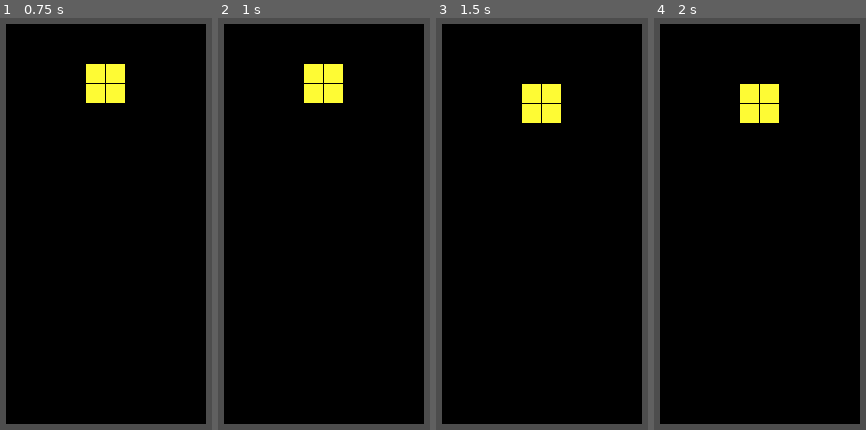
Above: before the commit, frames 1-4 (left to right).
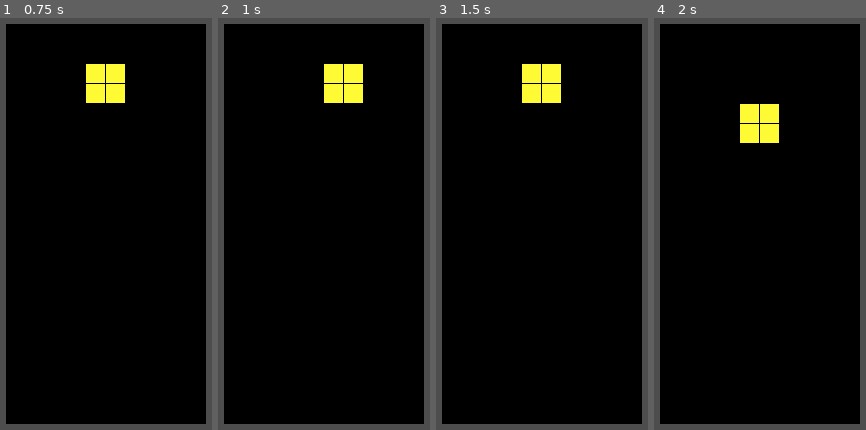
Above: after the commit, the same moments.

Repository: armandclonesady/tetris
Game: Godot game, scene res://main.tscn
Two runs of this game, one before a commit and one after it. Both use one fixed random seed, a clock stepped at 60 frames per second and the inputs below.
Inputs:
- Up to frame 1 (0.75 s): tap Enter at 0.5 s; hold Right (move_right) from 0.53 s (still down); hold X (rotate_clockwise) from 0.53 s (still down)
- Up to frame 2 (1 s): keep holding Right (move_right); keep holding X (rotate_clockwise); tap Z (rotate_counterclockwise) at 0.8 s
- Up to frame 3 (1.5 s): release Right (move_right) at 1.28 s; release X (rotate_clockwise) at 1.28 s; hold Left (move_left) from 1.28 s (still down); tap Z (rotate_counterclockwise) at 1.35 s
- Up to frame 4 (2 s): keep holding Left (move_left); tap X (rotate_clockwise) at 1.55 s

Frame 1 is identical in both runs. In frame 2, 1.7% of the frame differs, in the area x 40-69%, y 11-21%; in frame 3, 1.7%; in frame 4, 1.7%.

Commit message:
fixed collision and fixed "lag" when rotating

Diff:
--- a/main.gd
+++ b/main.gd
@@ -110,13 +110,15 @@
 		try_move(Vector2i.RIGHT)
 	elif event.is_action_pressed("soft_drop", true):
 		try_move(Vector2i.DOWN)
-	elif event.is_action_pressed("rotate_clockwise", false):
-		var changed_piece = _current_piece
+	elif event.is_action_pressed("rotate_clockwise", true):
+		var changed_piece = _current_piece.duplicate()
 		changed_piece.shape = _current_piece.rotate(true)
 		if piece_fit(_current_piece.position, changed_piece):
 			_current_piece = changed_piece
-	elif event.is_action_pressed("rotate_counterclockwise", false):
-		var changed_piece = _current_piece
+			queue_redraw()
+	elif event.is_action_pressed("rotate_counterclockwise", true):
+		var changed_piece = _current_piece.duplicate()
 		changed_piece.shape = _current_piece.rotate(false)
 		if piece_fit(_current_piece.position, changed_piece):
 			_current_piece = changed_piece
+			queue_redraw()
--- a/piece.gd
+++ b/piece.gd
@@ -54,3 +54,8 @@
 			cell_size - 1
 		)
 		canvas.draw_rect(rect, COLORS[type], true, 0.0)
+
+func duplicate() -> Piece:
+	var new_piece := Piece.new(type, position)
+	new_piece.shape = shape.duplicate()
+	return new_piece
